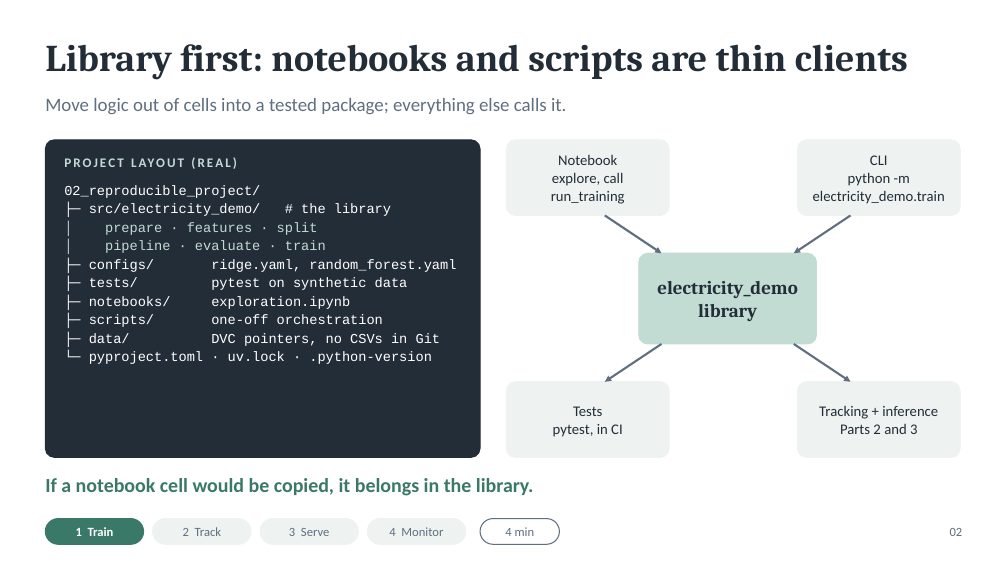
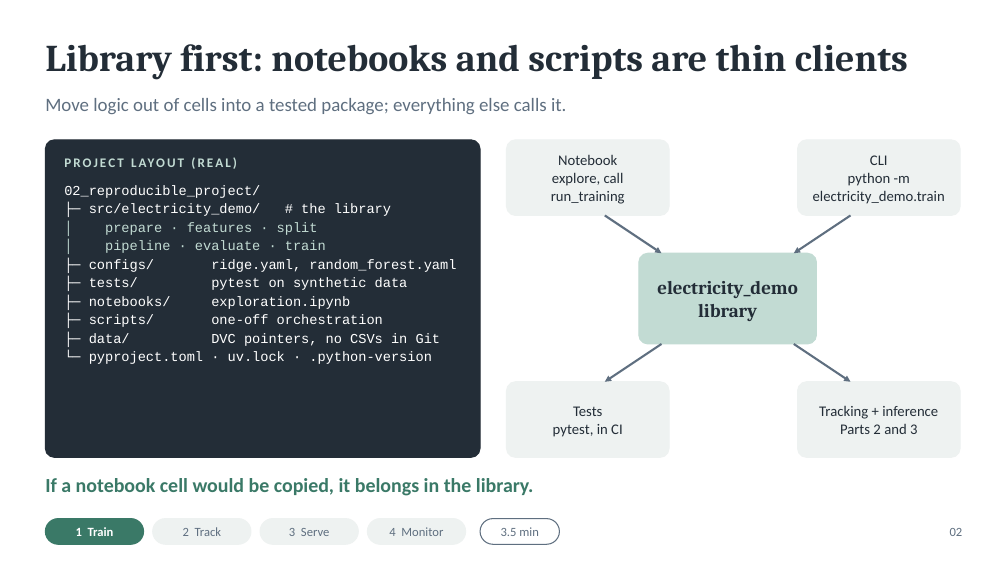
Before and after one commit to annadox/mlds2-demo, a slide deck: slide 3 of docs/presenter_1/mlds2-part1.pptx. Drawn at 1008x567 pixels with LibreOffice and Linux fonts; fonts in the diff are those of the drawing. Boxes give left, top, right and bottom in pixels: in the first picture for what was removed or moved away, otherwise in the second. Text is boxed around its words. In the diff, an @@ line names an element or a change of style, - is before the commit and + after.

```diff
--- a/docs/presenter_1/mlds2-part1.pptx
+++ b/docs/presenter_1/mlds2-part1.pptx
@@ text at box(501, 527, 539, 536): text changed @@
-4 min
+3.5 min
```
Also in this commit, not shown: 2 other slides changed, 44 other files.
